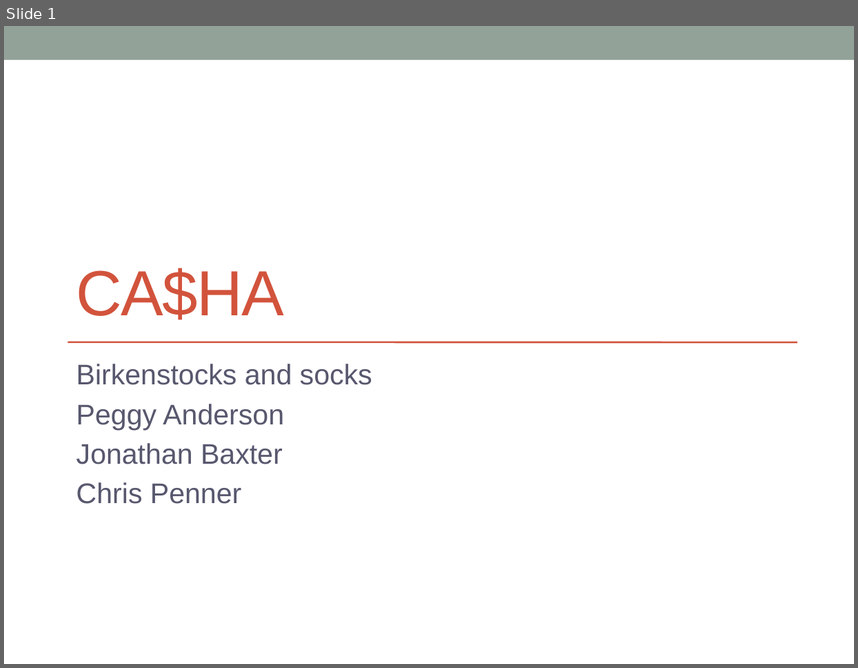
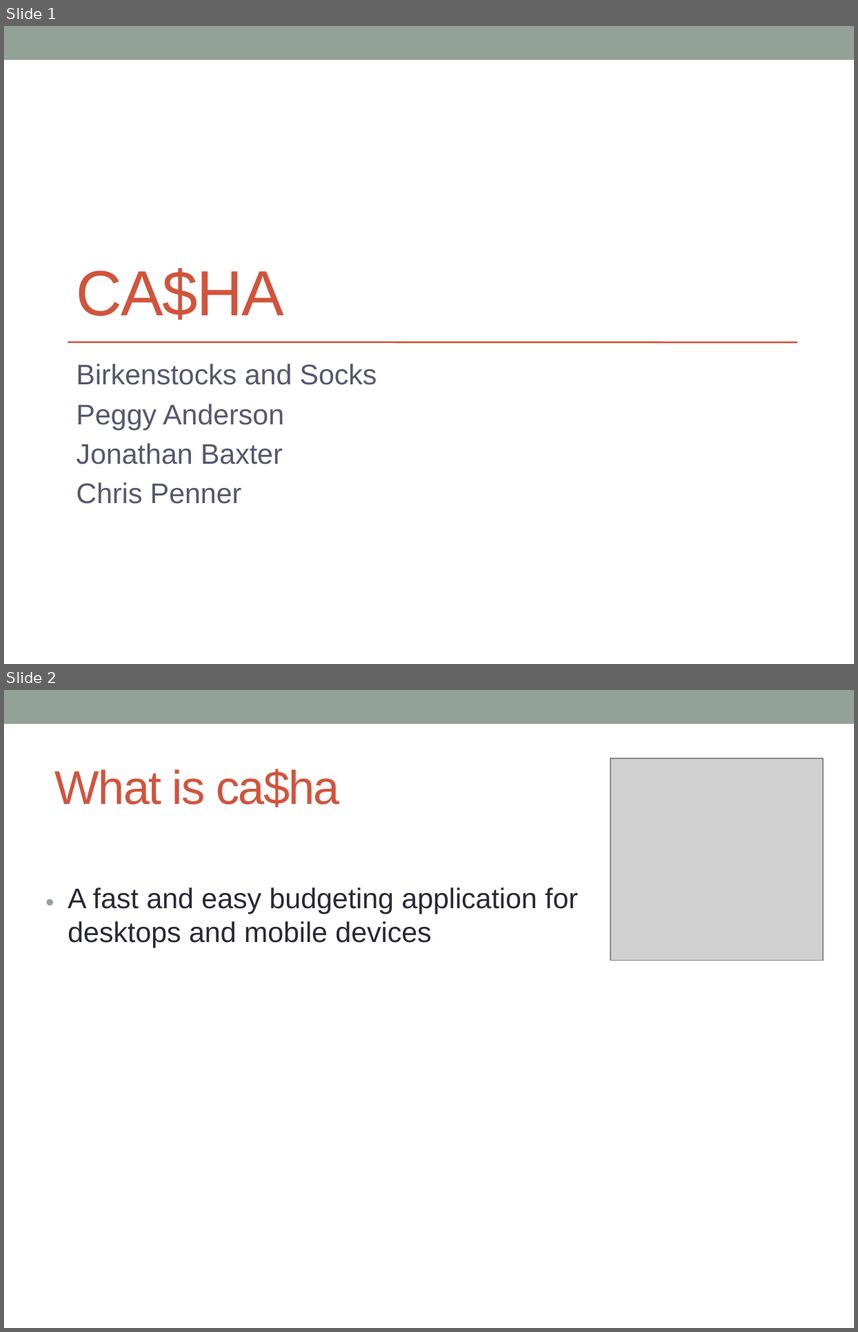
Before and after one commit to ChrisPenner/CMPT481, a slide deck: evals-and-rec/Presentation/Presentation.pptx. Shown one above the other, each under a label of ours: slide 1 before the commit, slides 1 and 2 after it. The pictures are 858x668 and 858x1332 pixels, drawn with LibreOffice and Linux fonts; fonts in the diff are those of the drawing; grey boxes stand for pictures. Boxes give left, top, right and bottom in pixels: in the first picture for what was removed or moved away, otherwise in the second. Text is boxed around its words. In the diff, an @@ line names an element or a change of style, - is before the commit and + after.

```diff
--- a/evals-and-rec/Presentation/Presentation.pptx
+++ b/evals-and-rec/Presentation/Presentation.pptx
@@ slide 2 added at <box>4,690,854,1328</box>, background #FFFFFF; not listed: 1 template element that a slide beside it also shows @@
@@ title added at <box>55,769,340,807</box>, 40 pt, text #D2533C @@
+What is ca$ha
@@ picture added at <box>610,758,822,960</box> @@
@@ text added at <box>67,887,578,947</box>, 24 pt, text #292934 @@
+• A fast and easy budgeting application for desktops and mobile devices
@@ slide 1 changed as well @@
@@ subtitle at <box>76,363,377,385</box>: text changed @@
-Birkenstocks and socks
+Birkenstocks and Socks
```
Also in this commit, not shown: 5 other slides changed, 1 other slide added, 1 slide removed.
